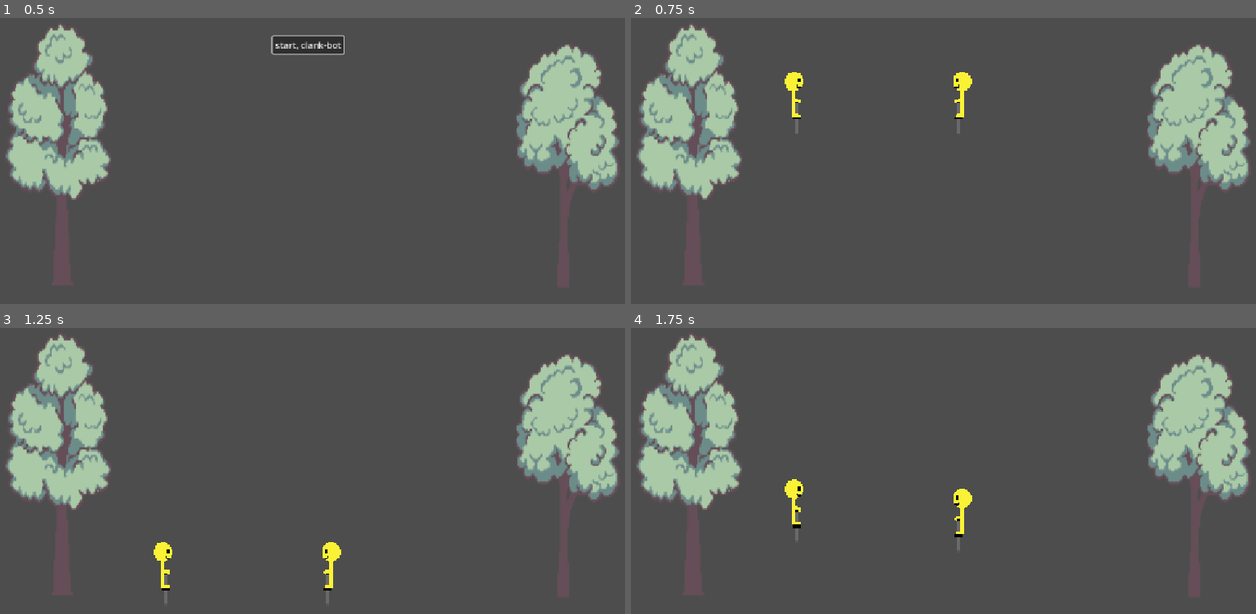
Above: before the commit, frames 1-4 (two rows, left to right).
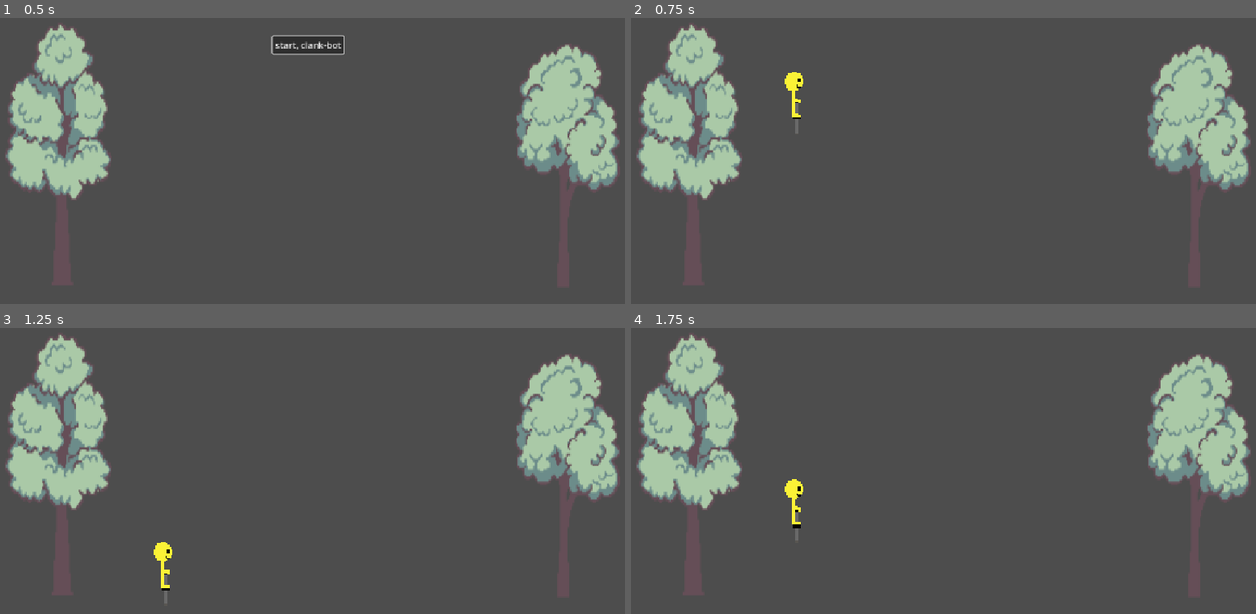
Above: after the commit, the same moments.

Repository: SalC124/pogo
Game: Godot game, scene res://scenes/core/main.tscn
Two runs of this game, one before a commit and one after it. Both use one fixed random seed, a clock stepped at 60 frames per second and the inputs below.
Inputs:
- Up to frame 1 (0.5 s): no input
- Up to frame 2 (0.75 s): click "start, clank-bot" at 0.5 s
- Up to frame 3 (1.25 s): no input
- Up to frame 4 (1.75 s): tap Enter (ui_accept) at 1.25, 1.52 s; hold D (p1_right) from 1.28 s (still down); hold W (p1_charge) from 1.28 s (still down)

Frame 1 is identical in both runs. In frame 2, 0.3% of the frame differs, in the area x 51-55%, y 18-41%; in frame 3, 0.3%, in the area x 51-55%, y 74-97%; in frame 4, 0.3%.

Commit message:
end me.

Diff:
--- a/scripts/match_manager.gd
+++ b/scripts/match_manager.gd
@@ -55,3 +55,4 @@
 	p2.position = Vector2(600, 200)
 	p2.init(2, true)
 	add_child(p2)
+	p2.visible = false
